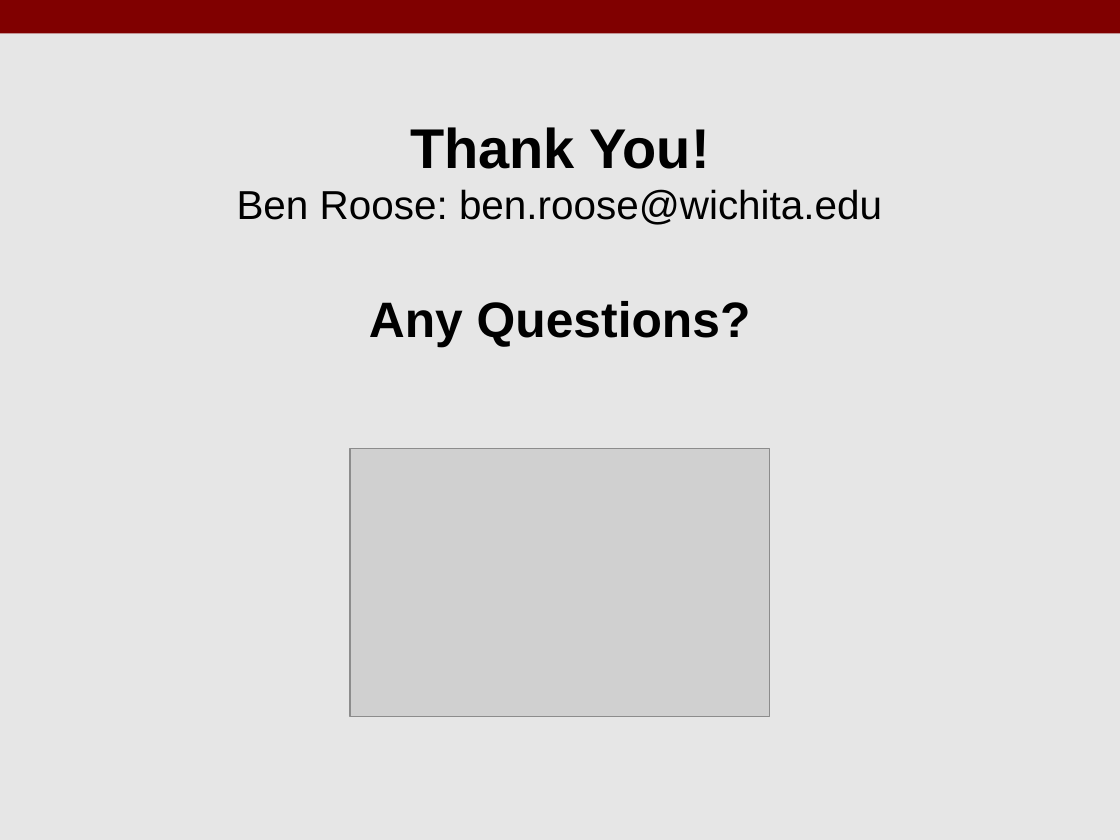
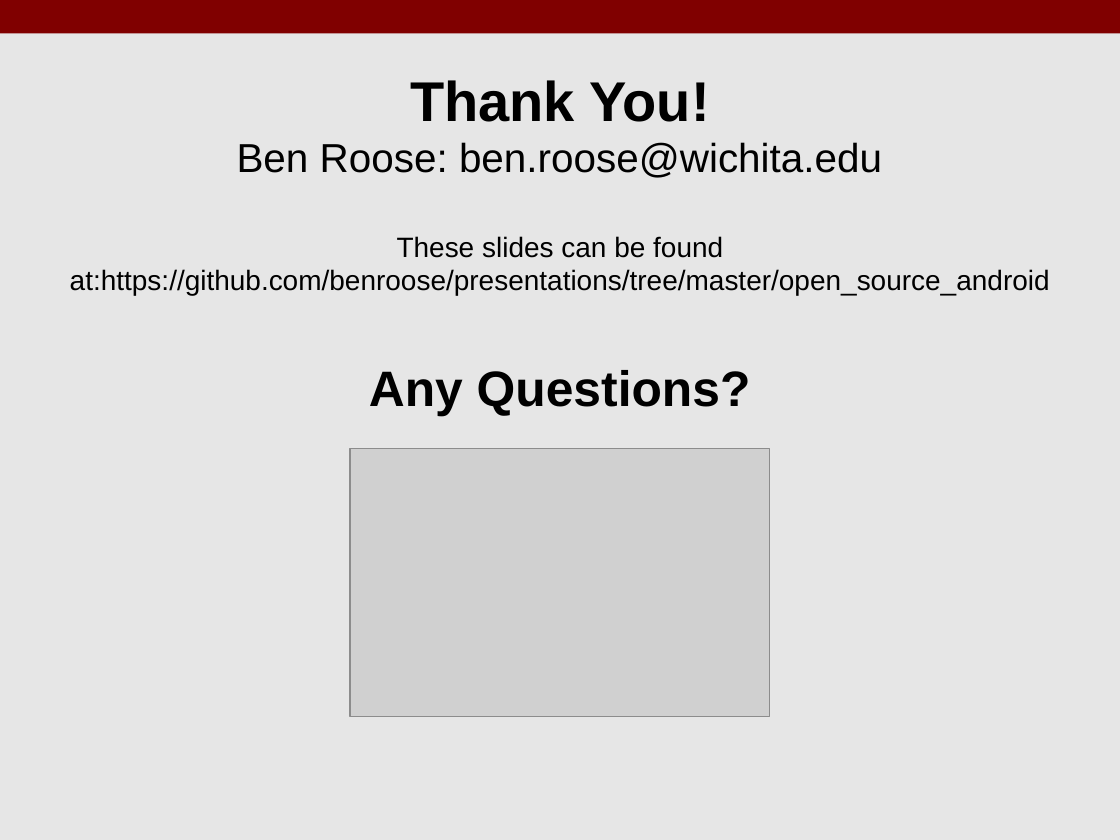
Before and after one commit to benroose/presentations, a slide deck: slide 24 of open_source_android/KLF17_Open_Source_Android.odp. Drawn at 1120x840 pixels with LibreOffice and Linux fonts; fonts in the diff are those of the drawing; grey boxes stand for pictures. Boxes give left, top, right and bottom in pixels: in the first picture for what was removed or moved away, otherwise in the second. Text is boxed around its words. In the diff, an @@ line names an element or a change of style, - is before the commit and + after.

Commit message:
updated android talk title

```diff
--- a/open_source_android/KLF17_Open_Source_Android.odp
+++ b/open_source_android/KLF17_Open_Source_Android.odp
@@ title at (70,80,1050,416): text changed; size 26 to 18 pt @@
-Thank You!
-Ben Roose: ben.roose@wichita.edu
-Any Questions?
+Thank You!
+Ben Roose: ben.roose@wichita.edu
+These slides can be found at:https://github.com/benroose/presentations/tree/master/open_source_android
+Any Questions?
```
Also in this commit, not shown: 1 other slide changed, 2 other files.
